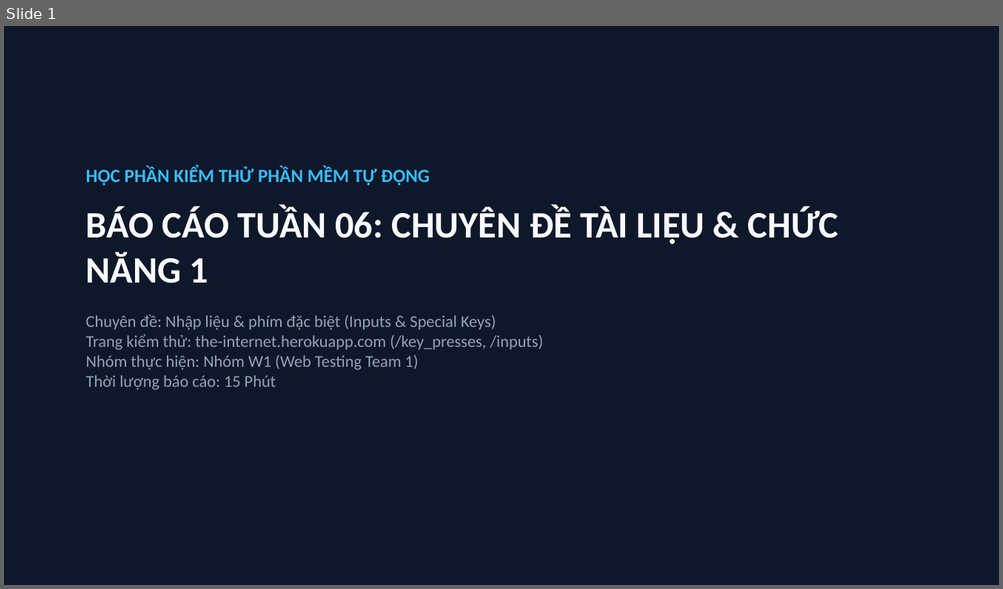
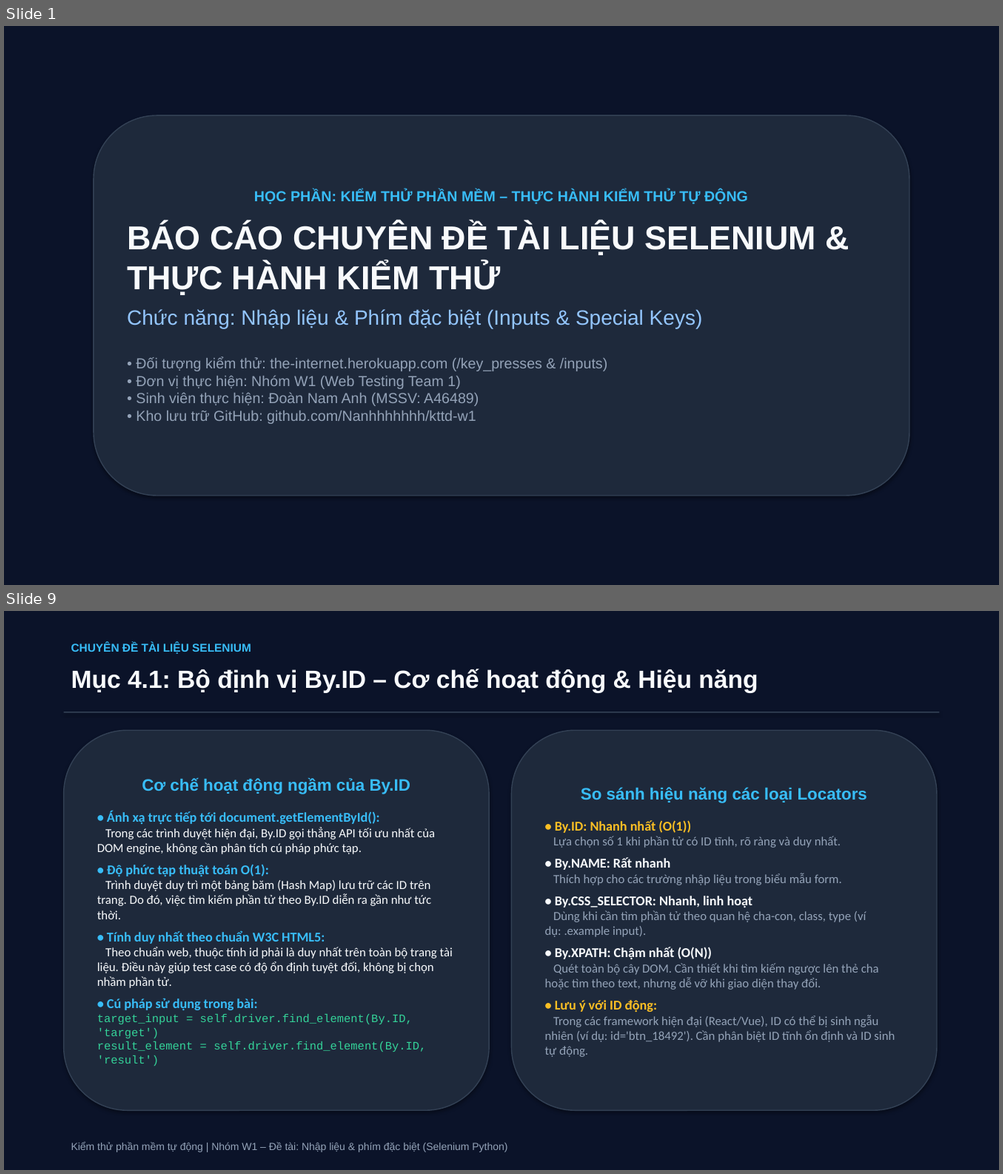
Before and after one commit to Nanhhhhhhh/kttd-w1, a slide deck: tuan-06/slide_tuan06_w1.pptx. Shown one above the other, each under a label of ours: slide 1 before the commit, slides 1 and 9 after it; the slides between them are not shown. The pictures are 1003x589 and 1003x1174 pixels, drawn with LibreOffice and Linux fonts; fonts in the diff are those of the drawing. Boxes give left, top, right and bottom in pixels: in the first picture for what was removed or moved away, otherwise in the second. Text is boxed around its words. In the diff, an @@ line names an element or a change of style, - is before the commit and + after.

Commit message:
T06: Nâng cấp bộ Slide báo cáo 18 trang chuyên sâu (PPTX & HTML)

```diff
--- a/tuan-06/slide_tuan06_w1.pptx
+++ b/tuan-06/slide_tuan06_w1.pptx
@@ slide 9 added at [4,611,999,1170], background #FFFFFF @@
@@ rectangle added at [4,611,999,1170], fill #0B1329 @@
@@ text added at [71,643,251,654], 11 pt, text #38BDF8, bold @@
+CHUYÊN ĐỀ TÀI LIỆU SELENIUM
@@ text added at [71,669,757,693], 24 pt, text #F8FAFC, bold @@
+Mục 4.1: Bộ định vị By.ID – Cơ chế hoạt động & Hiệu năng
@@ rectangle added at [64,712,939,712], fill #334155 @@
@@ rounded rectangle added at [64,730,489,1111], fill #1E293B, outline #334155 1 pt, 12 pt, text #F8FAFC @@
+Cơ chế hoạt động ngầm của By.ID
+• Ánh xạ trực tiếp tới document.getElementById():
+Trong các trình duyệt hiện đại, By.ID gọi thẳng API tối ưu nhất của DOM engine, không cần phân tích cú pháp phức tạp.
+• Độ phức tạp thuật toán O(1):
+Trình duyệt duy trì một bảng băm (Hash Map) lưu trữ các ID trên trang. Do đó, việc tìm kiếm phần tử theo By.ID diễn ra gần như tức thời.
+• Tính duy nhất theo chuẩn W3C HTML5:
+Theo chuẩn web, thuộc tính id phải là duy nhất trên toàn bộ trang tài liệu. Điều này giúp test case có độ ổn định tuyệt đối, không bị chọn nhầm phần tử.
+• Cú pháp sử dụng trong bài:
+target_input = self.driver.find_element(By.ID, 'target')
+result_element = self.driver.find_element(By.ID, 'result')
@@ rounded rectangle added at [512,730,936,1111], fill #1E293B, outline #334155 1 pt, 12 pt, text #94A3B8 @@
+So sánh hiệu năng các loại Locators
+• By.ID: Nhanh nhất (O(1))
+Lựa chọn số 1 khi phần tử có ID tĩnh, rõ ràng và duy nhất.
+• By.NAME: Rất nhanh
+Thích hợp cho các trường nhập liệu trong biểu mẫu form.
+• By.CSS_SELECTOR: Nhanh, linh hoạt
+Dùng khi cần tìm phần tử theo quan hệ cha-con, class, type (ví dụ: .example input).
+• By.XPATH: Chậm nhất (O(N))
+Quét toàn bộ cây DOM. Cần thiết khi tìm kiếm ngược lên thẻ cha hoặc tìm theo text, nhưng dễ vỡ khi giao diện thay đổi.
+• Lưu ý với ID động:
+Trong các framework hiện đại (React/Vue), ID có thể bị sinh ngẫu nhiên (ví dụ: id='btn_18492'). Cần phân biệt ID tĩnh ổn định và ID sinh tự động.
@@ text added at [71,1142,507,1153], 10 pt, text #94A3B8 @@
+Kiểm thử phần mềm tự động | Nhóm W1 – Đề tài: Nhập liệu & phím đặc biệt (Selenium Python)
@@ slide 1 changed as well @@
@@ rectangle at [4,26,999,585]: fill #0F172A to #0B1329 @@
@@ rounded rectangle "HỌC PHẦN: KIỂM THỬ PHẦN ...": place and size @@
-rounded rectangle "HỌC PHẦN: KIỂM THỬ PHẦN ..." at [86,167,838,390]
+rounded rectangle "HỌC PHẦN: KIỂM THỬ PHẦN ..." at [94,116,909,496]
@@ rounded rectangle "HỌC PHẦN: KIỂM THỬ PHẦN ..." at [94,116,909,496]: vertical alignment top to middle; fill none to #1E293B; outline none to #334155 1 pt; shadow on @@
@@ text in rounded rectangle at [127,190,815,424]: text changed; size 16 to 14 pt; font Calibri to Arial @@
-HỌC PHẦN KIỂM THỬ PHẦN MỀM TỰ ĐỘNG
-BÁO CÁO TUẦN 06: CHUYÊN ĐỀ TÀI LIỆU & CHỨC NĂNG 1
-Chuyên đề: Nhập liệu & phím đặc biệt (Inputs & Special Keys)
-Trang kiểm thử: the-internet.herokuapp.com (/key_presses, /inputs)
-Nhóm thực hiện: Nhóm W1 (Web Testing Team 1)
-Thời lượng báo cáo: 15 Phút
+HỌC PHẦN: KIỂM THỬ PHẦN MỀM – THỰC HÀNH KIỂM THỬ TỰ ĐỘNG
+BÁO CÁO CHUYÊN ĐỀ TÀI LIỆU SELENIUM & THỰC HÀNH KIỂM THỬ
+Chức năng: Nhập liệu & Phím đặc biệt (Inputs & Special Keys)
+• Đối tượng kiểm thử: the-internet.herokuapp.com (/key_presses & /inputs)
+• Đơn vị thực hiện: Nhóm W1 (Web Testing Team 1)
+• Sinh viên thực hiện: Đoàn Nam Anh (MSSV: A46489)
+• Kho lưu trữ GitHub: github.com/Nanhhhhhhh/kttd-w1
```
Also in this commit, not shown: 3 other slides changed, 13 other slides added, 5 slides removed, 3 other files.
